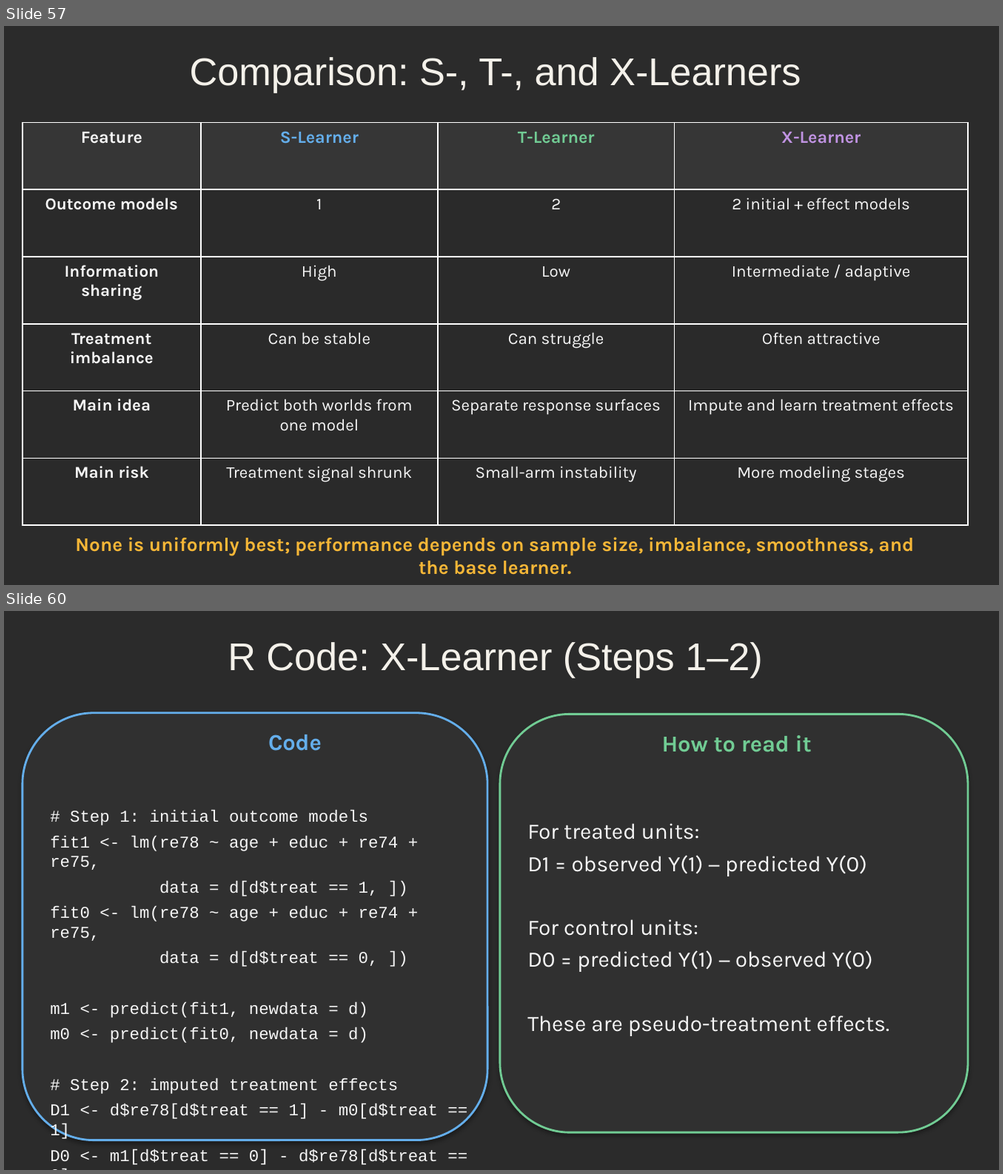
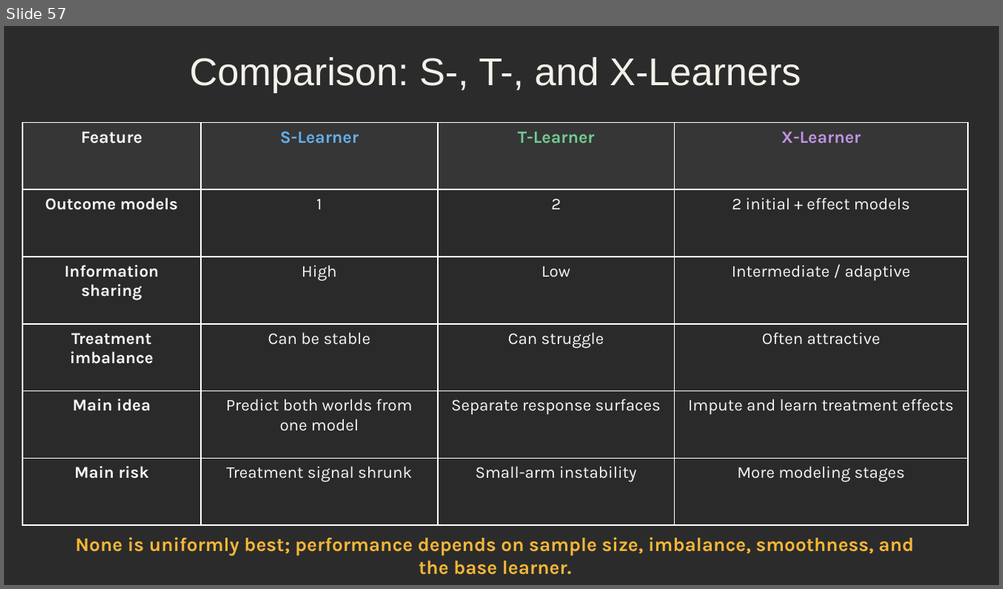
Before and after one commit to djghosh1123/STAT-7900-Causal-Analysis, a slide deck: Lectures/Lecture 8.pptx. Shown one above the other, each under a label of ours: slides 57 and 60 before the commit, slide 57 after it; the slides between them are not shown. The pictures are 1003x1174 and 1003x589 pixels, drawn with LibreOffice and Linux fonts; fonts in the diff are those of the drawing; background and template pictures are left out; a plain dark background stands for a picture behind light text. Boxes give left, top, right and bottom in pixels: in the first picture for what was removed or moved away, otherwise in the second. Text is boxed around its words. In the diff, an @@ line names an element or a change of style, - is before the commit and + after.

```diff
--- a/Lectures/Lecture 8.pptx
+++ b/Lectures/Lecture 8.pptx
@@ slide 60 removed at [4,611,999,1170], background picture (left out) @@
@@ text removed at [227,642,762,678] @@
-R Code: X-Learner (Steps 1–2)
@@ rounded rectangle removed at [23,713,487,1141] @@
@@ rounded rectangle removed at [499,715,967,1133] @@
@@ text removed at [268,735,321,751] @@
-Code
@@ text removed at [662,735,811,752] @@
-How to read it
@@ text removed at [50,810,438,1165] @@
-# Step 1: initial outcome models
-fit1 <- lm(re78 ~ age + educ + re74 + re75,
-data = d[d$treat == 1, ])
-fit0 <- lm(re78 ~ age + educ + re74 + re75,
-data = d[d$treat == 0, ])
-m1 <- predict(fit1, newdata = d)
-m0 <- predict(fit0, newdata = d)
-# Step 2: imputed treatment effects
-D1 <- d$re78[d$treat == 1] - m0[d$treat == 1]
-D0 <- m1[d$treat == 0] - d$re78[d$treat == 0]
@@ text removed at [527,823,889,1037] @@
-For treated units:
-D1 = observed Y(1) − predicted Y(0)
-For control units:
-D0 = predicted Y(1) − observed Y(0)
-These are pseudo-treatment effects.
```
Also in this commit, not shown: 22 other slides removed, 3 other files.
